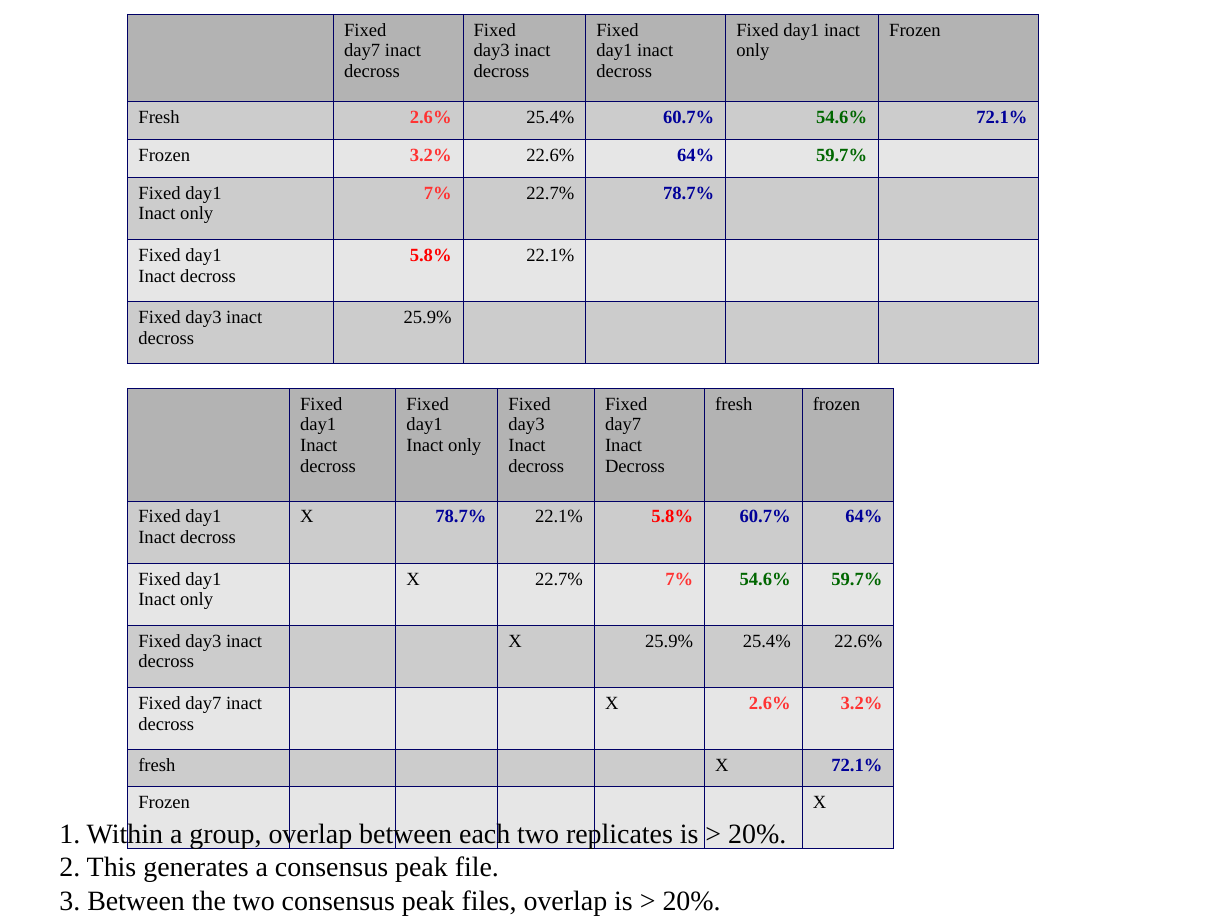
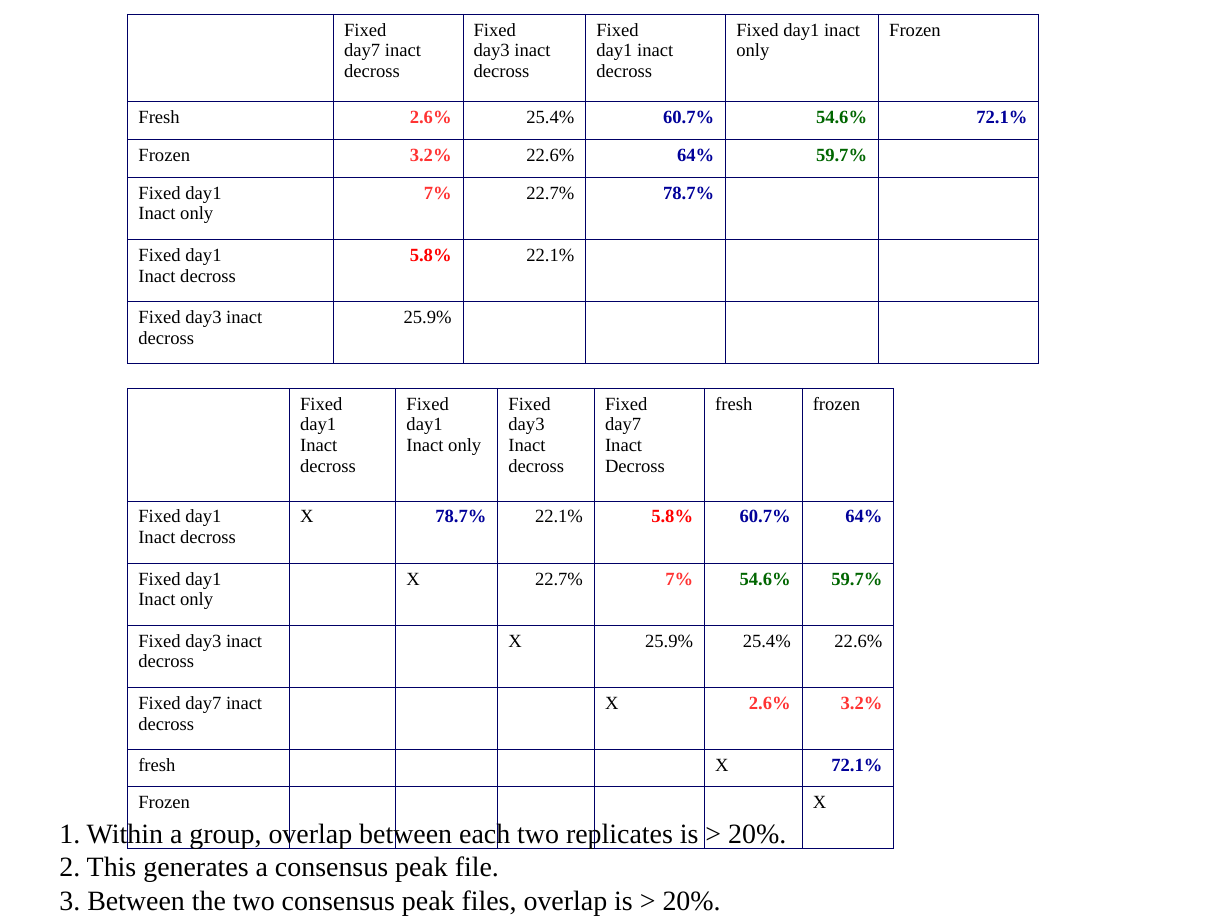
Before and after one commit to jknightlab/ATACseq_pipeline, a slide deck: slide 32 of Core_manuscript/Paper/Figures/ATAC_figures.odp (slide 31 before the commit). Drawn at 1232x924 pixels with LibreOffice and Linux fonts; fonts in the diff are those of the drawing. Boxes give left, top, right and bottom in pixels: in the first picture for what was removed or moved away, otherwise in the second. Text is boxed around its words. In the diff, an @@ line names an element or a change of style, - is before the commit and + after.

```diff
--- a/Core_manuscript/Paper/Figures/ATAC_figures.odp
+++ b/Core_manuscript/Paper/Figures/ATAC_figures.odp
@@ table at <box>127,15,1039,364</box> @@
@@ fill #B3B3B3 to none in 5 cells @@
@@ fill #CCCCCC to none in 12 cells @@
@@ fill #E6E6E6 to none in 8 cells @@
@@ table at <box>127,388,893,813</box> @@
@@ fill #B3B3B3 to none in 6 cells @@
@@ fill #CCCCCC to none in 15 cells @@
@@ fill #E6E6E6 to none in 12 cells @@
```
Also in this commit, not shown: 6 other slides changed, 4 slides added, 3 slides removed.
